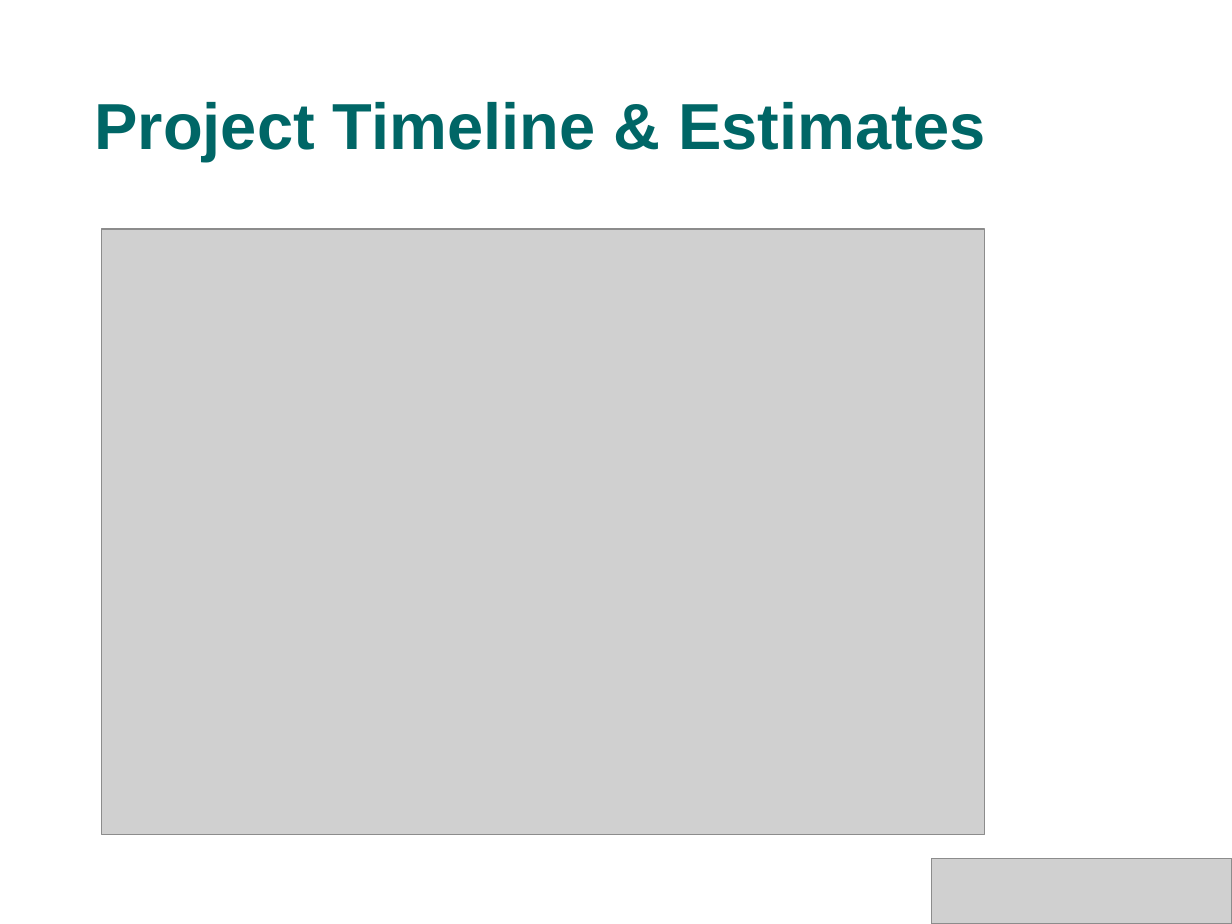
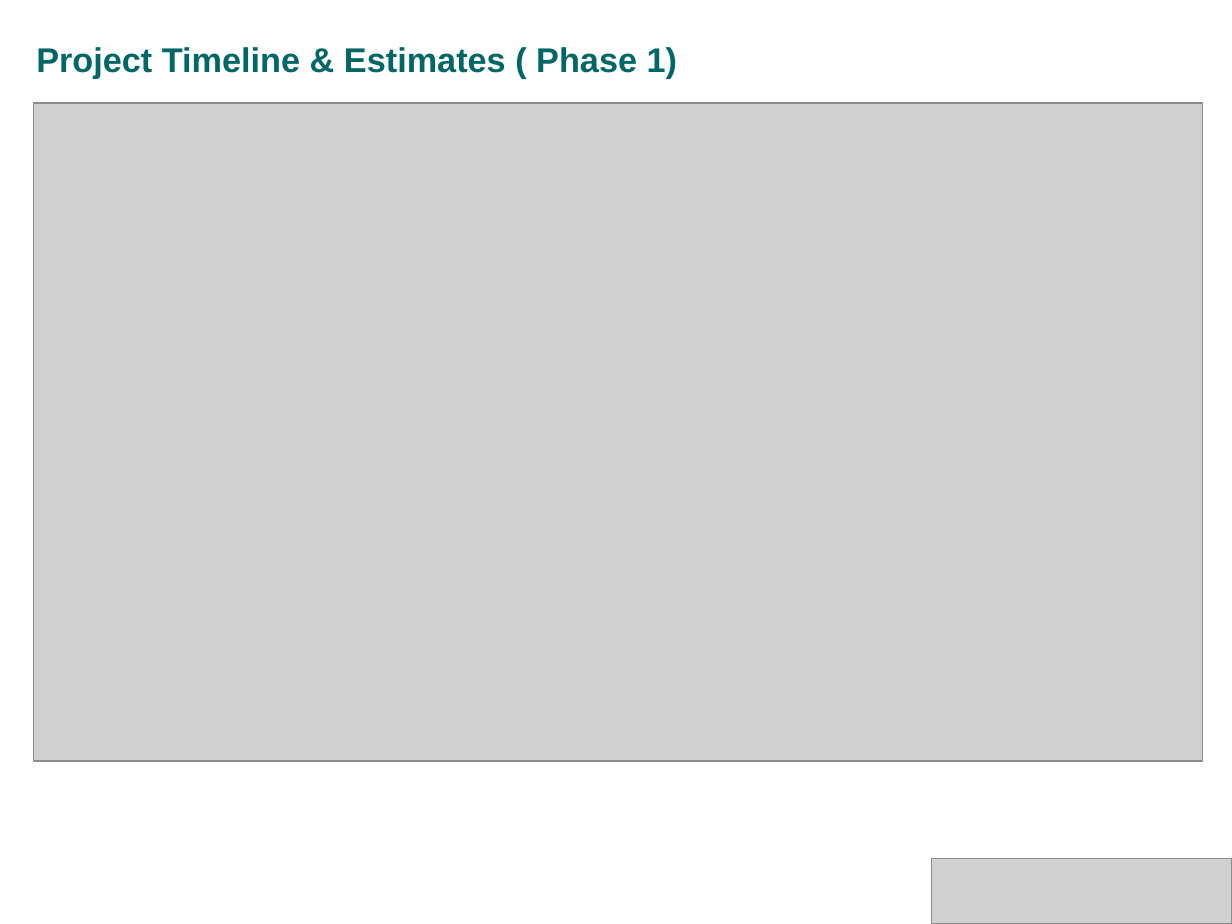
Before and after one commit to s4kshya/leezdr-repository, a slide deck: slide 14 of Exam Paper/MTECH_PROJ/Presentation/phase1.ppt (slide 12 before the commit). Drawn at 1232x924 pixels with LibreOffice and Linux fonts; fonts in the diff are those of the drawing; grey boxes stand for pictures; background and template pictures are left out. Boxes give left, top, right and bottom in pixels: in the first picture for what was removed or moved away, otherwise in the second. Text is boxed around its words. In the diff, an @@ line names an element or a change of style, - is before the commit and + after.

```diff
--- a/Exam Paper/MTECH_PROJ/Presentation/phase1.ppt
+++ b/Exam Paper/MTECH_PROJ/Presentation/phase1.ppt
@@ title at [36, 47, 677, 79]: text changed; size 38 to 20 pt @@
-Project Timeline & Estimates
+Project Timeline & Estimates ( Phase 1)
@@ picture: place and size @@
-picture at [102, 229, 986, 835]
+picture at [33, 103, 1202, 761]
```
Also in this commit, not shown: 5 other slides changed, 8 slides added, 2 slides removed.
